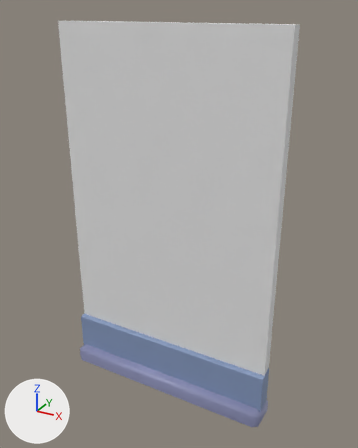
The FBX model Assets/Art/Mesh/Wall.fbx: old version first, new version second.
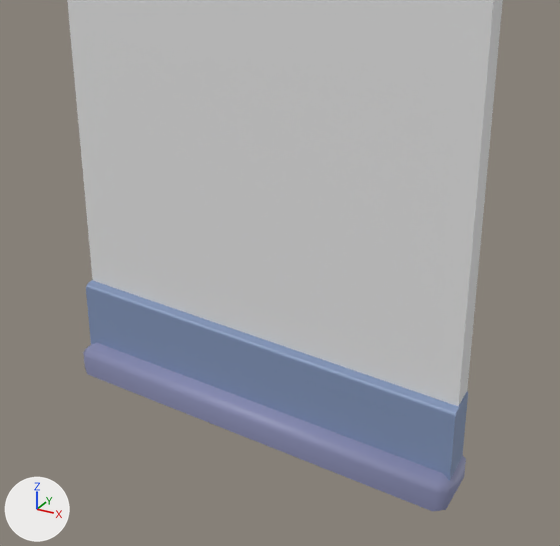
There are two pictures of each version: one whole from a 50 mm lens placed at (10.08, -17.3, 17.21), pointed at (0.51, 0.09, 8.51), one close up on the part from 11% to 88% of the width and 39% to 99% of the height. Every picture has the same lights, and +X, +Y and +Z are marked at lower left. Where no turn or scale is listed for an object, it has been applied to the vertices.

The older version as bpy lines, for what is in view:
```python
me_wall_001 = bpy.data.meshes.new('Wall.001')
me_wall_001.from_pydata(...)  # 36 vertices, 20 faces; spans x -5.1..5.1, y -1.0..0.3, z -0.2..16.6
# faces by material slot: [4, 11, 5]
me_wall_001.materials.append(mat_material)  # white #e7e7e7
me_wall_001.materials.append(mat_dog_collar_094)  # blue #8b8fb4
me_wall_001.materials.append(mat_dog_collar_168)  # blue #8497bb
ob_wall = bpy.data.objects.new('Wall', me_wall_001)
ob_wall.location = (0.0, 0.0, 0.0)
```
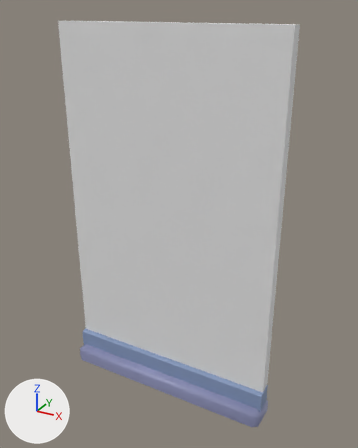
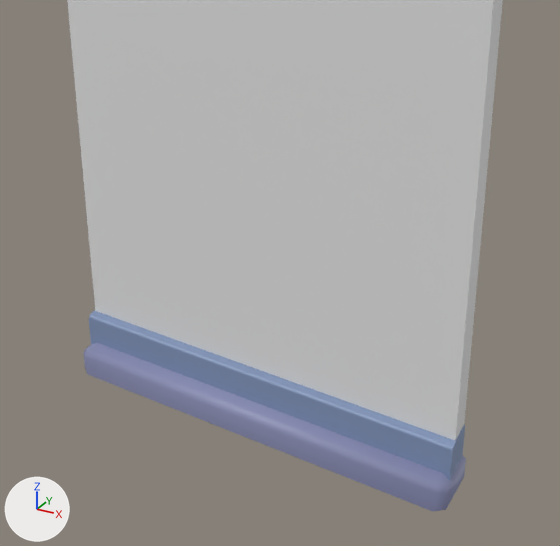
The edits, one by one:
me_wall_001 has 36 vertices, 20 faces and spans x -5.1..5.1, y -1.0..0.3, z -0.2..16.6.
me_wall_001 is used by ob_wall; location (0.0, 0.0, 0.0).
me_wall_001 part 1: the loose piece of 10 vertices spanning x -5.0..5.0, y -0.5..0.3, z 0.3..2.3 is scaled about its middle by (1, 1, 0.528), then moved by (0.0, 0.0, -0.5).

Changed parts and their boxes [x1, y1, x2, y2] in the close-ups (560 x 546 px; the box of a moved part takes in the faces that stretch with it):
part 1 of me_wall_001, moved or reshaped
    before: [86, 280, 468, 481]
    after: [89, 311, 465, 481]
